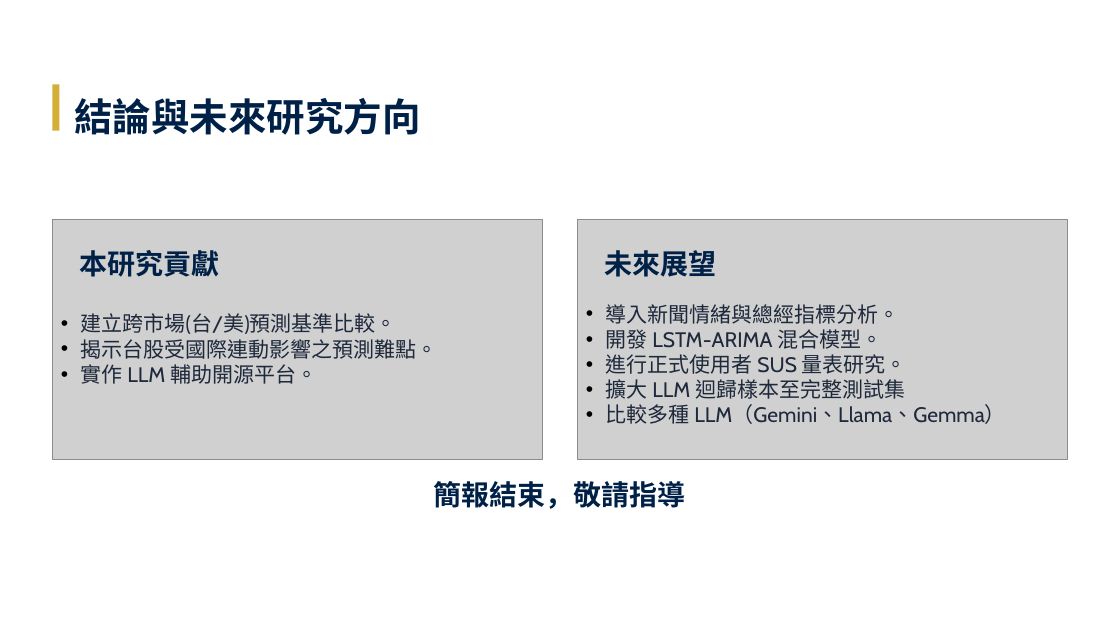
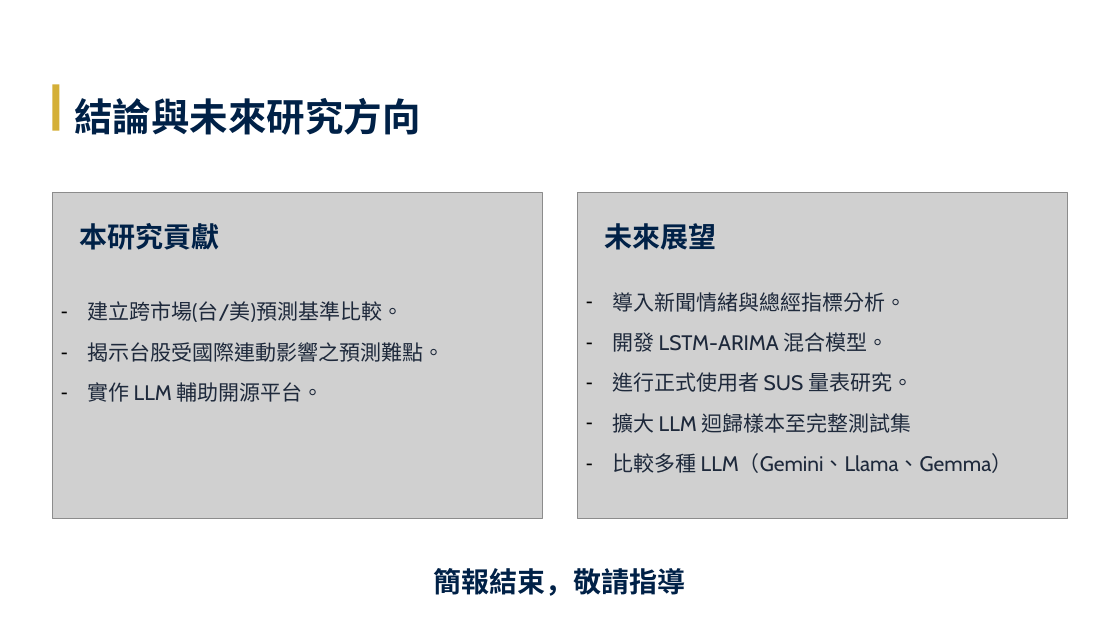
Before and after one commit to Tzu-Lin/ETF-AI-Project, a slide deck: slide 27 of 林子瑜-LLM_ETF_修訂五版_v20260609.pptx (slide 28 before the commit). Drawn at 1120x630 pixels with LibreOffice and Linux fonts; fonts in the diff are those of the drawing; grey boxes stand for pictures. Boxes give left, top, right and bottom in pixels: in the first picture for what was removed or moved away, otherwise in the second. Text is boxed around its words. In the diff, an @@ line names an element or a change of style, - is before the commit and + after.

```diff
--- a/林子瑜-LLM_ETF_修訂五版_v20260609.pptx
+++ b/林子瑜-LLM_ETF_修訂五版_v20260609.pptx
@@ picture: place and size @@
-picture at (52, 220, 542, 460)
+picture at (52, 192, 542, 518)
@@ picture: place and size @@
-picture at (578, 220, 1068, 460)
+picture at (578, 192, 1068, 518)
@@ text "本研究貢獻": place and size @@
-text "本研究貢獻" at (80, 250, 220, 277)
+text "本研究貢獻" at (80, 223, 220, 250)
@@ text "未來展望": place and size @@
-text "未來展望" at (605, 250, 717, 277)
+text "未來展望" at (605, 223, 717, 250)
@@ text "建立跨市場(台/美)預測基準比較。": place and size @@
-text "建立跨市場(台/美)預測基準比較。" at (81, 313, 438, 384)
+text "建立跨市場(台/美)預測基準比較。" at (87, 301, 444, 402)
@@ text "建立跨市場(台/美)預測基準比較。" at (87, 301, 444, 402): bullet • to -; line spacing 1 to 1.6 @@
@@ text "導入新聞情緒與總經指標分析。" at (612, 292, 1013, 473): bullet • to -; line spacing 1 to 1.6 @@
@@ text "導入新聞情緒與總經指標分析。": place and size @@
-text "導入新聞情緒與總經指標分析。" at (606, 304, 1006, 424)
+text "導入新聞情緒與總經指標分析。" at (612, 292, 1013, 473)
@@ text "簡報結束，敬請指導": place and size @@
-text "簡報結束，敬請指導" at (434, 481, 686, 509)
+text "簡報結束，敬請指導" at (434, 568, 686, 596)
```
Also in this commit, not shown: 1 other slide changed, 1 slide removed, 1 other file.
